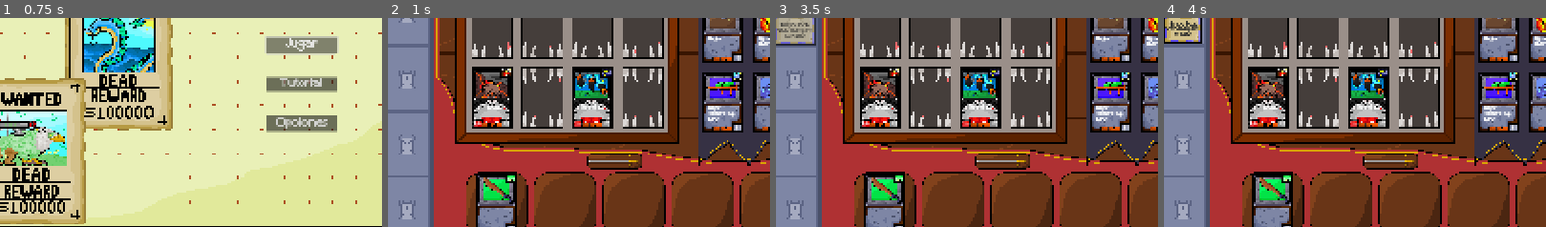
Above: before the commit, frames 1-4 (left to right).
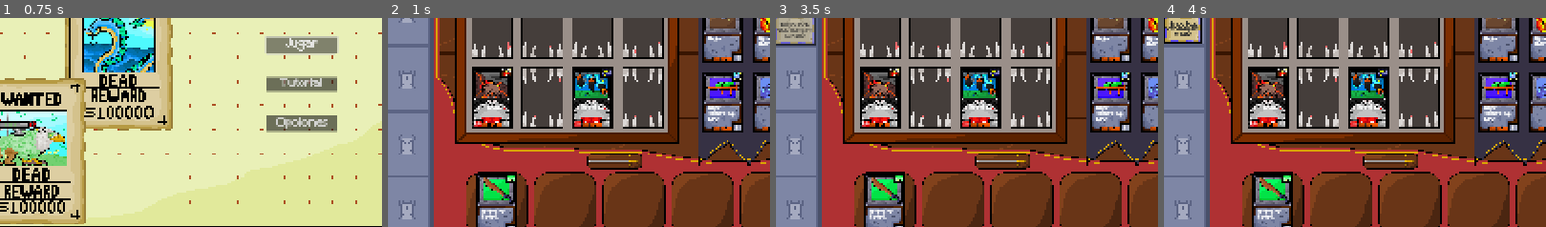
Above: after the commit, the same moments.

Repository: Lucas-Sanguinetti/jefe-desarrollo
Game: Godot game, scene res://Entidades/main.tscn
Same seed, same stepped clock (60 frames per second), same inputs: the game is played once before the commit and once after it.
Inputs (mouse positions are % of the whole screen's width and height, from its top left):
- Up to frame 1 (0.75 s): click "Jugar" at 0.5 s
- Up to frame 2 (1 s): no input
- Up to frame 3 (3.5 s): move the mouse to (37, 62) at 1.27 s; click (37, 62) at 1.42 s; tap Enter at 2 s; move the mouse to (24, 62) at 2.02 s; click (24, 62) at 2.17 s; click "Terminar Turno" at 2.75 s
- Up to frame 4 (4 s): move the mouse to (24, 12) at 3.52 s; click (24, 12) at 3.67 s
The pictures show only the part of the screen within x 10-60%, y 42-92%; the shares and areas given below are measured in that part.

Frame 1 is identical in both runs. In frame 2, 0.2% of the frame differs, in the area x 24-31%, y 91-97%; in frame 3, 0.2%; in frame 4, 0.2%.

Commit message:
Berserk y aprovechar arreglados, se creo un aprovechar para armas

Diff:
--- a/Entidades/Armas/CartaArma.gd
+++ b/Entidades/Armas/CartaArma.gd
@@ -178,7 +178,6 @@
 
 	LifeManager.snapshot_vida()
 
-
 	var weapon_attack = ataque
 	var monster_hp = target.hp_actual
 
@@ -203,8 +202,13 @@
 
 		return true
 	else:
-		# Ataque normal sin animación especial
-		return _execute_attack(target, weapon_attack, monster_hp)
+		# Ataque
+		_execute_attack(target, weapon_attack, monster_hp)
+		#Animacion generica
+		create_attack_effect(target)
+		# Audio
+		sword_hit.playSound(sword_hit_sound)
+		return true
 
 func _on_projectile_hit(hit_target: Carta):
 	# Verificar que sea nuestro objetivo
@@ -225,7 +229,7 @@
 	if animation_manager and animation_manager.projectile_hit.is_connected(_on_projectile_hit):
 		animation_manager.projectile_hit.disconnect(_on_projectile_hit)
 	# Ejecutar el daño
-	_apply_attack_damage(hit_target, weapon_attack, monster_hp)
+	_execute_attack(hit_target, weapon_attack, monster_hp)
 	# Reproducir sonido de impacto
 	sword_hit.playSound(sword_hit_sound)
 
@@ -237,7 +241,6 @@
 		print("%s: Ahora se puede vender" % name)
 	reset_attack_ability()
 	reset_attack_stats()
-	reset_abilities_states()
 
 func reset_attack_ability() -> void:
 	recharge()
@@ -246,10 +249,6 @@
 	var weapon_data = data as WeaponCardData
 	ataque = weapon_data.attack
 	_apply_data_to_ui()
-
-func reset_abilities_states():
-	if get_trait_state("berserk_active", false):
-		clear_trait_state("berserk_active")
 
 func block_attack_ability() -> void:
 	discharge()
@@ -333,20 +332,11 @@
 func _apply_state_damage_abilities(player_damage: int):
 	var playerWeapons = get_tree().get_first_node_in_group("PlayerWeapons")
 
-	if get_trait_state("berserk_active", false):
-		player_damage = player_damage * 2
-
 	if playerWeapons.enduranceState:
 		player_damage = max(player_damage - playerWeapons.resistencia, 0)
 
 	return player_damage
 
-func _apply_attack_abilities(weapon_damage: int):
-
-	if get_trait_state("berserk_active", false):
-		weapon_damage = weapon_damage * 2
-
-	return weapon_damage
 
 func _apply_lifesteal(weapon_attack: int, target: CartaMonstruo, monster_hp: int) -> void:
 	var lifesteal_amount = 0
@@ -368,12 +358,11 @@
 		texto += " %s \n" % [weapon_data.ability.ability_name]
 	return texto
 
-func _apply_attack_damage(target: Carta, weapon_attack: int, monster_hp: int):
-	var final_damage = weapon_attack
-
+func _execute_attack(target: CartaMonstruo, weapon_attack: int, monster_hp: int):
 	# Aplicar traits del arma
 	for rasgo in rasgos:
-		final_damage = rasgo.do_damage(self, target, final_damage)
+		weapon_attack = rasgo.do_damage(self, target, weapon_attack)
+
 	# Calcular daño al jugador
 	var player_damage = _calculate_player_damage(target)
 
@@ -381,35 +370,6 @@
 	if player_damage != 0:
 		LifeManager.looseLife(player_damage)
 
-	# Aplicar habilidades de estado
-	final_damage = _apply_attack_abilities(final_damage)
-
-	# Aplicar daño al monstruo
-	target.take_damage(final_damage, self)
-
-	# Lifesteal
-	_apply_lifesteal(final_damage, target, monster_hp)
-
-	if parent_grid and parent_grid is PlayerWeaponGrid:
-			parent_grid.mark_attack_used()
-
-	discharge()
-
-func _execute_attack(target: CartaMonstruo, weapon_attack: int, monster_hp: int) -> bool:
-	# Aplicar traits del arma
-	for traits in rasgos:
-		weapon_attack = traits.do_damage(self, target, weapon_attack)
-
-	# Calcular daño al jugador
-	var player_damage = _calculate_player_damage(target)
-
-	# Aplicar daño al jugador
-	if player_damage != 0:
-		LifeManager.looseLife(player_damage)
-
-	# Aplicar habilidades de estado
-	weapon_attack = _apply_attack_abilities(weapon_attack)
-
 	# Aplicar daño al monstruo
 	target.take_damage(weapon_attack, self)
 
@@ -422,14 +382,6 @@
 
 	# Bloquear arma
 	discharge()
-
-	# Efectos visuales
-	create_attack_effect(target)
-
-	# Audio
-	sword_hit.playSound(sword_hit_sound)
-
-	return true
 
 #UTILIDADES PUBLICAS
 func actualizar_Ataque(bonus: int):
--- a/Entidades/Armas/Habilidades/AbilitySystem.gd
+++ b/Entidades/Armas/Habilidades/AbilitySystem.gd
@@ -59,6 +59,10 @@
 			_execute_ability(weapon, ability, null)
 
 		WeaponAbilityData.TargetType.WEAPON:
+			# Iniciar selección de objetivo
+			_start_target_selection(weapon, ability)
+
+		WeaponAbilityData.TargetType.MONSTER:
 			# Iniciar selección de objetivo
 			_start_target_selection(weapon, ability)
 
@@ -85,6 +89,10 @@
 			if MoneyManager.get_money() < 1:
 				print("AbilitySystem: ✗ Mercenario requiere 1 moneda (tienes %d)" % MoneyManager.get_money())
 				return false
+		"Berserk":
+			var monster_grid = _get_monster_grid()
+			if monster_grid.get_all_monsters().size() < 1:
+				return false
 
 	return true
 
@@ -198,11 +206,16 @@
 	return true
 
 @warning_ignore("unused_parameter")
-func _ability_berserk(weapon: CartaArma, ability: WeaponAbilityData, _target) -> bool:
-	weapon.set_trait_state("berserk_active", true)
-
-	# Duplicar el ataque
-	weapon.actualizar_Ataque(weapon.ataque)
+func _ability_berserk(weapon: CartaArma, ability: WeaponAbilityData, target: CartaMonstruo) -> bool:
+	if not target or not target is CartaMonstruo:
+		return false
+	var weapon_attack = weapon.ataque * 2
+	var monster_attack = target.ataque * 2
+
+	target.take_damage(weapon_attack)
+
+	LifeManager.looseLife(monster_attack)
+
 	return true
 
 @warning_ignore("unused_parameter")
@@ -250,6 +263,9 @@
 				WeaponAbilityData.TargetType.WEAPON:
 					if collider_parent is CartaArma:
 						return collider_parent as CartaArma
+				WeaponAbilityData.TargetType.MONSTER:
+					if collider_parent is CartaMonstruo:
+						return collider_parent as CartaMonstruo
 
 	return null
 
@@ -263,6 +279,9 @@
 func _get_spell_deck():
 	return get_tree().get_first_node_in_group("SpellDeck")
 
+func _get_monster_grid():
+	return get_tree().get_first_node_in_group("MonsterGrid")
+
 func get_all_other_weapons():
 	var player_grid = get_tree().get_first_node_in_group("PlayerWeaponGrid")
 	return player_grid.get_all_weapons()
--- a/Entidades/Armas/Habilidades/WeaponAbilityData.gd
+++ b/Entidades/Armas/Habilidades/WeaponAbilityData.gd
@@ -3,7 +3,8 @@
 # TIPOS DE OBJETIVO
 enum TargetType {
 	NONE,      # Auto-cast (self-buff)
-	WEAPON     # Selecciona otra arma equipada
+	WEAPON,     # Selecciona otra arma equipada
+	MONSTER
 }
 
 # PROPIEDADES BÁSICAS
@@ -27,6 +28,8 @@
 	match target_type:
 		TargetType.WEAPON:
 			return target is CartaArma
+		TargetType.MONSTER:
+			return target is CartaMonstruo
 
 	return false
 
--- a/Resources/Armas/LVL1/arma1Veneno.tres
+++ b/Resources/Armas/LVL1/arma1Veneno.tres
@@ -1,5 +1,6 @@
-[gd_resource type="Resource" script_class="WeaponCardData" load_steps=9 format=3 uid="uid://y0y458bf6yjj"]
+[gd_resource type="Resource" script_class="WeaponCardData" load_steps=11 format=3 uid="uid://y0y458bf6yjj"]
 
+[ext_resource type="Resource" uid="uid://b4qluqmhar7nt" path="res://Resources/Habilidades/Berserk.tres" id="1_277eh"]
 [ext_resource type="Texture2D" uid="uid://o7cgfsua6hq2" path="res://Assets/cards/weapon/armas/veneno/arma1.png" id="2_alw3k"]
 [ext_resource type="AudioStream" uid="uid://saalgqj02ulo" path="res://Audio/SFX/swordDraw2.wav" id="2_xqdgx"]
 [ext_resource type="PackedScene" uid="uid://denw6r4uahlvf" path="res://Entidades/Armas/Arma.tscn" id="4_178jb"]
@@ -8,13 +9,16 @@
 [ext_resource type="Texture2D" uid="uid://dp1ske3lphppj" path="res://Assets/cards/weapon/weaponrCard.png" id="6_wy3ny"]
 [ext_resource type="AudioStream" uid="uid://box1cwy2ha3ex" path="res://Audio/SFX/sword-cut.mp3" id="7_qyri0"]
 [ext_resource type="Script" uid="uid://cy584ew032i43" path="res://Traits/BaseTrait.gd" id="8_nrb3p"]
+[ext_resource type="Resource" uid="uid://dc3pp4q8hs2u8" path="res://Resources/Traits/Armas/aprovecharA.tres" id="9_277eh"]
 
 [resource]
 script = ExtResource("5_lss1o")
 attack = 5
+traits = Array[ExtResource("8_nrb3p")]([ExtResource("9_277eh")])
 element_type = 6
 element = ExtResource("4_oopaq")
 backsprite = ExtResource("2_alw3k")
+ability = ExtResource("1_277eh")
 escena = ExtResource("4_178jb")
 sprite = ExtResource("6_wy3ny")
 metadata/_custom_type_script = "uid://c7dwh0hqpxh8s"
--- a/Resources/Habilidades/Berserk.tres
+++ b/Resources/Habilidades/Berserk.tres
@@ -6,5 +6,6 @@
 script = ExtResource("1_pnej3")
 ability_name = "Berserk"
 ability_description = "Duplica el impacto hecho y recibido con esta arma"
+target_type = 2
 ability_id = "Berserk"
 metadata/_custom_type_script = "uid://cqy0018jajlma"
--- a/Resources/Monstruos/LVL2/monster2Oscuridad.tres
+++ b/Resources/Monstruos/LVL2/monster2Oscuridad.tres
@@ -7,7 +7,7 @@
 [ext_resource type="Script" uid="uid://bc4y8iqy4olrb" path="res://Entidades/Monstruos/MonsterCardData.gd" id="5_7jnhv"]
 [ext_resource type="Texture2D" uid="uid://by452ho46kenb" path="res://Assets/cards/monster/monsterCard.png" id="6_05wcc"]
 [ext_resource type="Script" uid="uid://cy584ew032i43" path="res://Traits/BaseTrait.gd" id="7_igwto"]
-[ext_resource type="Resource" uid="uid://cltr6rwpeyoa0" path="res://Resources/Traits/aprovechar.tres" id="8_whws4"]
+[ext_resource type="Resource" uid="uid://cltr6rwpeyoa0" path="res://Resources/Traits/Monstruos/aprovechar.tres" id="8_whws4"]
 
 [resource]
 script = ExtResource("5_7jnhv")
--- a/Resources/Monstruos/LVL3/monster3Hielo.tres
+++ b/Resources/Monstruos/LVL3/monster3Hielo.tres
@@ -7,7 +7,7 @@
 [ext_resource type="Script" uid="uid://bc4y8iqy4olrb" path="res://Entidades/Monstruos/MonsterCardData.gd" id="5_3mmvx"]
 [ext_resource type="Texture2D" uid="uid://by452ho46kenb" path="res://Assets/cards/monster/monsterCard.png" id="6_asm6b"]
 [ext_resource type="Script" uid="uid://cy584ew032i43" path="res://Traits/BaseTrait.gd" id="7_wf0p6"]
-[ext_resource type="Resource" uid="uid://cltr6rwpeyoa0" path="res://Resources/Traits/aprovechar.tres" id="8_28607"]
+[ext_resource type="Resource" uid="uid://cltr6rwpeyoa0" path="res://Resources/Traits/Monstruos/aprovechar.tres" id="8_28607"]
 
 [resource]
 script = ExtResource("5_3mmvx")
--- a/Resources/Monstruos/LVL4/monstruo4Hielo.tres
+++ b/Resources/Monstruos/LVL4/monstruo4Hielo.tres
@@ -8,7 +8,7 @@
 [ext_resource type="Texture2D" uid="uid://by452ho46kenb" path="res://Assets/cards/monster/monsterCard.png" id="6_w0ulu"]
 [ext_resource type="Script" uid="uid://cy584ew032i43" path="res://Traits/BaseTrait.gd" id="7_ui36l"]
 [ext_resource type="Resource" uid="uid://d4iev8cfekme0" path="res://Resources/Traits/Monstruos/valiente.tres" id="8_mwp0s"]
-[ext_resource type="Resource" uid="uid://cltr6rwpeyoa0" path="res://Resources/Traits/aprovechar.tres" id="9_ljda1"]
+[ext_resource type="Resource" uid="uid://cltr6rwpeyoa0" path="res://Resources/Traits/Monstruos/aprovechar.tres" id="9_ljda1"]
 
 [resource]
 script = ExtResource("5_kj676")
--- a/Resources/Monstruos/LVL5/monstruo5Fuego.tres
+++ b/Resources/Monstruos/LVL5/monstruo5Fuego.tres
@@ -8,7 +8,7 @@
 [ext_resource type="Texture2D" uid="uid://by452ho46kenb" path="res://Assets/cards/monster/monsterCard.png" id="6_dn3jp"]
 [ext_resource type="Script" uid="uid://cy584ew032i43" path="res://Traits/BaseTrait.gd" id="7_lguun"]
 [ext_resource type="Resource" uid="uid://2b3vwsuba582" path="res://Resources/Traits/Monstruos/venganza.tres" id="8_2hyqn"]
-[ext_resource type="Resource" uid="uid://cltr6rwpeyoa0" path="res://Resources/Traits/aprovechar.tres" id="9_4ud7x"]
+[ext_resource type="Resource" uid="uid://cltr6rwpeyoa0" path="res://Resources/Traits/Monstruos/aprovechar.tres" id="9_4ud7x"]
 
 [resource]
 script = ExtResource("5_xspwx")
--- a/Resources/Monstruos/LVL5/monstruo5Tierra.tres
+++ b/Resources/Monstruos/LVL5/monstruo5Tierra.tres
@@ -8,7 +8,7 @@
 [ext_resource type="Texture2D" uid="uid://by452ho46kenb" path="res://Assets/cards/monster/monsterCard.png" id="6_t7u6w"]
 [ext_resource type="Script" uid="uid://cy584ew032i43" path="res://Traits/BaseTrait.gd" id="7_45ovu"]
 [ext_resource type="Resource" uid="uid://ca25tenubjeag" path="res://Resources/Traits/Monstruos/endurecer_5.tres" id="8_3xsdv"]
-[ext_resource type="Resource" uid="uid://cltr6rwpeyoa0" path="res://Resources/Traits/aprovechar.tres" id="9_mf6rx"]
+[ext_resource type="Resource" uid="uid://cltr6rwpeyoa0" path="res://Resources/Traits/Monstruos/aprovechar.tres" id="9_mf6rx"]
 
 [resource]
 script = ExtResource("5_fauob")
--- /dev/null
+++ b/Resources/Traits/Armas/aprovecharA.tres
@@ -0,0 +1,9 @@
+[gd_resource type="Resource" script_class="AprovecharArma" load_steps=2 format=3 uid="uid://dc3pp4q8hs2u8"]
+
+[ext_resource type="Script" uid="uid://bksu6t2q8wge3" path="res://Traits/armas/aprovecharArma.gd" id="1_gldwr"]
+
+[resource]
+script = ExtResource("1_gldwr")
+trait_name = "Aprovechar"
+trait_description = "Duplica el ataque si golpea aun objetivo herido"
+metadata/_custom_type_script = "uid://cy584ew032i43"
--- a/Resources/Traits/aprovechar.tres
+++ b/Resources/Traits/Monstruos/aprovechar.tres
@@ -1,6 +1,6 @@
 [gd_resource type="Resource" script_class="Aprovechar" load_steps=2 format=3 uid="uid://cltr6rwpeyoa0"]
 
-[ext_resource type="Script" uid="uid://bsjrhifcm3k1q" path="res://Traits/aprovechar.gd" id="1_gu3qk"]
+[ext_resource type="Script" uid="uid://bsjrhifcm3k1q" path="res://Traits/monstruos/aprovechar.gd" id="1_gu3qk"]
 
 [resource]
 script = ExtResource("1_gu3qk")
--- a/Traits/aprovechar.gd
+++ /dev/null
@@ -1,18 +0,0 @@
-extends TraitBase
-class_name Aprovechar
-
-@export var multiplicador:int = 2
-
-func do_damage(attacker: Carta, defender: Carta, damage: int) -> int:
-	var boost_Damage:int = damage
-	if defender.hp_actual != defender.max_hp:
-		boost_Damage = int(damage * multiplicador)
-		print("%s (Aprovechar Trait): Daño aumentado de %d a %d" % [attacker.name, damage, boost_Damage])
-	return boost_Damage
-
-func on_player_damage(damage: int, monster: Carta) -> int:
-	var boost_Damage:int = damage
-	if LifeManager.get_life() < LifeManager.get_maxLife():
-		boost_Damage = int(damage * multiplicador)
-		print("%s (Aprovechar Trait): Daño aumentado de %d a %d" % [monster.name, damage, boost_Damage])
-	return boost_Damage
--- /dev/null
+++ b/Traits/armas/aprovecharArma.gd
@@ -0,0 +1,10 @@
+extends TraitBase
+class_name AprovecharArma
+
+
+func do_damage(attacker: Carta, defender: Carta, damage: int) -> int:
+	var boost_Damage:int = damage
+	if defender.hp_actual != defender.max_hp:
+		boost_Damage = int(damage * 2)
+		print("%s (Aprovechar Trait): Daño aumentado de %d a %d" % [attacker.name, damage, boost_Damage])
+	return boost_Damage
--- /dev/null
+++ b/Traits/monstruos/aprovechar.gd
@@ -0,0 +1,9 @@
+extends TraitBase
+class_name Aprovechar
+
+func on_player_damage(damage: int, monster: Carta) -> int:
+	var boost_Damage:int = damage
+	if LifeManager.get_life() < LifeManager.get_maxLife():
+		boost_Damage = int(damage * 2)
+		print("%s (Aprovechar Trait): Daño aumentado de %d a %d" % [monster.name, damage, boost_Damage])
+	return boost_Damage
--- a/Traits/monstruos/fragil.gd
+++ b/Traits/monstruos/fragil.gd
@@ -6,5 +6,4 @@
 @warning_ignore("unused_parameter")
 func take_damage(attacker: Carta, defender: Carta, damage: int) -> int:
 	var incresead_damage = damage + fragilidad
-	print("%s (Fragil Trait): Daño aumentado de %d a %d" % [defender.name, damage, incresead_damage])
 	return incresead_damage
--- a/Traits/monstruos/hiperElemental.gd
+++ b/Traits/monstruos/hiperElemental.gd
@@ -5,6 +5,8 @@
 @warning_ignore("unused_parameter")
 func take_damage(attacker: Carta, defender: Carta, damage: int) -> int:
 	var reduced_damage = damage
+	if not defender:
+		return reduced_damage
 	if attacker.element == defender.element:
 		reduced_damage = 0
 
Not shown, added: Traits/armas/aprovecharArma.gd.uid
Renamed: Traits/aprovechar.gd.uid -> Traits/monstruos/aprovechar.gd.uid
